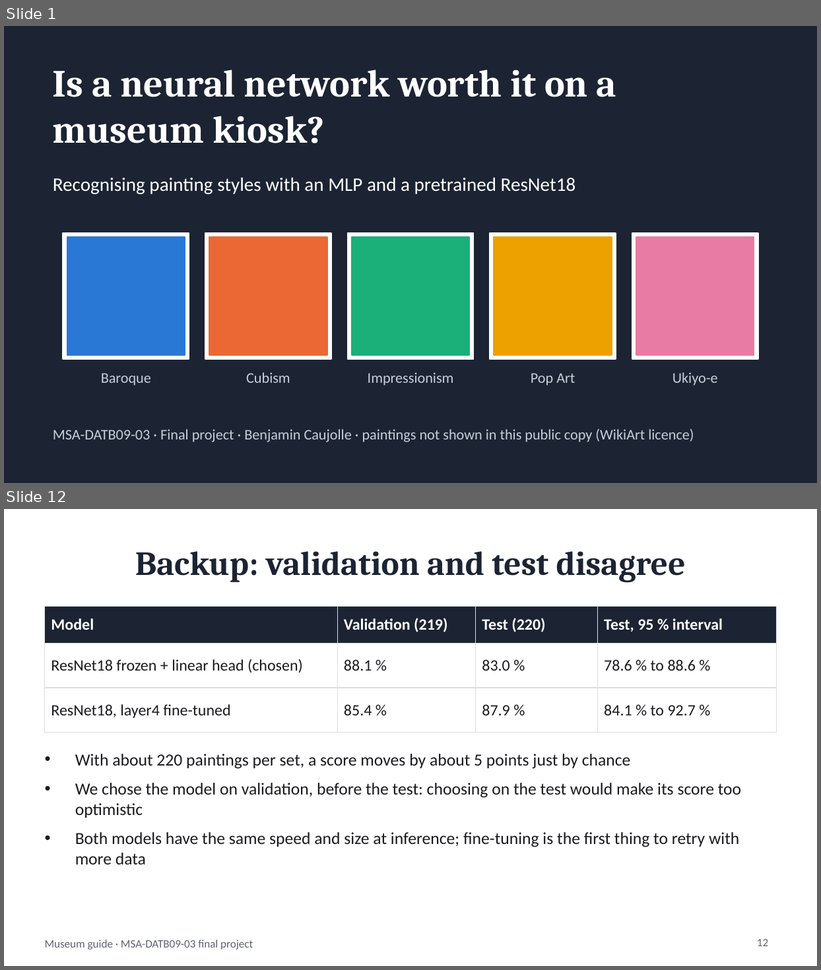
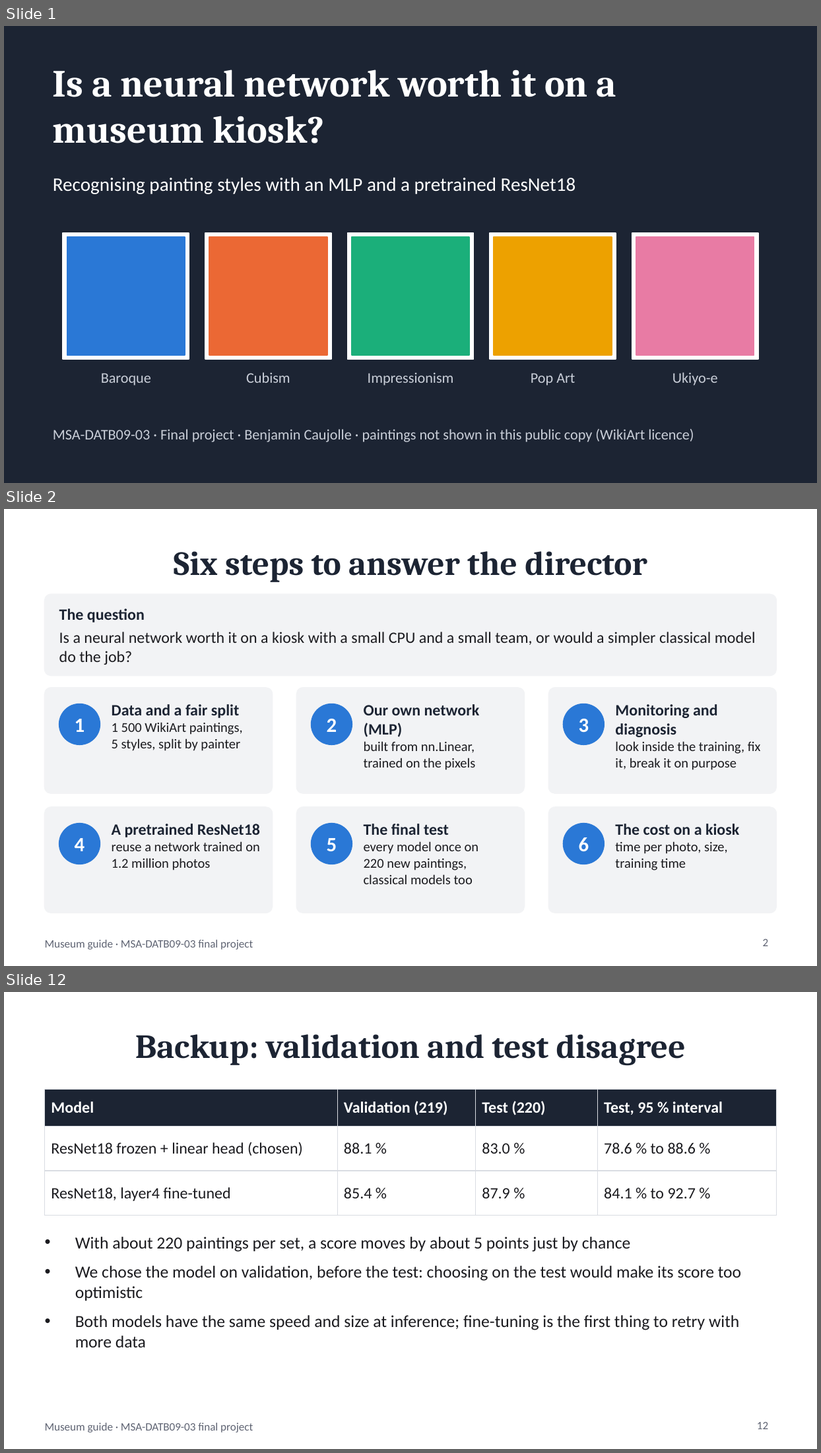
Before and after one commit to BenjaminAHS/neural-network-project, a slide deck: docs/museum_guide_presentation.pptx. Shown one above the other, each under a label of ours: slides 1 and 12 before the commit, slides 1, 2 and 12 after it; the slides between them are not shown. The pictures are 821x970 and 821x1453 pixels, drawn with LibreOffice and Linux fonts; fonts in the diff are those of the drawing. Boxes give left, top, right and bottom in pixels: in the first picture for what was removed or moved away, otherwise in the second. Text is boxed around its words. In the diff, an @@ line names an element or a change of style, - is before the commit and + after.

```diff
--- a/docs/museum_guide_presentation.pptx
+++ b/docs/museum_guide_presentation.pptx
@@ slide 2 added at [4,509,817,966], background #FFFFFF; not listed: 1 template element that a slide beside it also shows @@
@@ title added at [174,551,648,582], 30 pt, text #1C2433, bold @@
+Six steps to answer the director
@@ rounded rectangle added at [45,594,776,676], fill #F2F3F5, outline #F2F3F5 1 pt @@
@@ text added at [59,609,756,665], 14 pt, text #1B1B1F @@
+The question
+Is a neural network worth it on a kiosk with a small CPU and a small team, or would a simpler classical model do the job?
@@ rounded rectangle added at [45,688,273,793], fill #F2F3F5, outline #F2F3F5 1 pt @@
@@ ellipse added at [59,704,100,745], fill #2A78D6, outline #2A78D6 1 pt @@
@@ text added at [112,704,243,751], 12 pt, text #1B1B1F @@
+Data and a fair split
+1 500 WikiArt paintings, 5 styles, split by painter
@@ rounded rectangle added at [297,688,524,793], fill #F2F3F5, outline #F2F3F5 1 pt @@
@@ ellipse added at [312,704,352,745], fill #2A78D6, outline #2A78D6 1 pt @@
@@ text added at [364,704,480,770], 12 pt, text #1B1B1F @@
+Our own network (MLP)
+built from nn.Linear, trained on the pixels
@@ rounded rectangle added at [548,688,776,793], fill #F2F3F5, outline #F2F3F5 1 pt @@
@@ ellipse added at [564,704,604,745], fill #2A78D6, outline #2A78D6 1 pt @@
@@ text added at [615,704,761,770], 12 pt, text #1B1B1F @@
+Monitoring and diagnosis
+look inside the training, fix it, break it on purpose
@@ text added at [75,719,85,732], 18 pt, text #FFFFFF, bold @@
+1
@@ text added at [327,719,337,732], 18 pt, text #FFFFFF, bold @@
+2
@@ text added at [579,719,589,733], 18 pt, text #FFFFFF, bold @@
+3
@@ rounded rectangle added at [45,807,273,913], fill #F2F3F5, outline #F2F3F5 1 pt @@
@@ ellipse added at [59,824,100,864], fill #2A78D6, outline #2A78D6 1 pt @@
@@ text added at [112,824,260,871], 12 pt, text #1B1B1F @@
+A pretrained ResNet18
+reuse a network trained on 1.2 million photos
@@ rounded rectangle added at [297,807,524,913], fill #F2F3F5, outline #F2F3F5 1 pt @@
@@ ellipse added at [312,824,352,864], fill #2A78D6, outline #2A78D6 1 pt @@
@@ text added at [364,824,479,885], 12 pt, text #1B1B1F @@
+The final test
+every model once on 220 new paintings, classical models too
@@ rounded rectangle added at [548,807,776,913], fill #F2F3F5, outline #F2F3F5 1 pt @@
@@ ellipse added at [564,824,604,864], fill #2A78D6, outline #2A78D6 1 pt @@
@@ text added at [615,824,739,871], 12 pt, text #1B1B1F @@
+The cost on a kiosk
+time per photo, size, training time
@@ text added at [75,838,85,852], 18 pt, text #FFFFFF, bold @@
+4
@@ text added at [327,838,337,852], 18 pt, text #FFFFFF, bold @@
+5
@@ text added at [579,838,589,852], 18 pt, text #FFFFFF, bold @@
+6
@@ page number added at [763,939,769,947], 10 pt, text #5F6473 @@
+2
```
Also in this commit, not shown: 9 slides changed, 1 slide removed, 9 other files.
